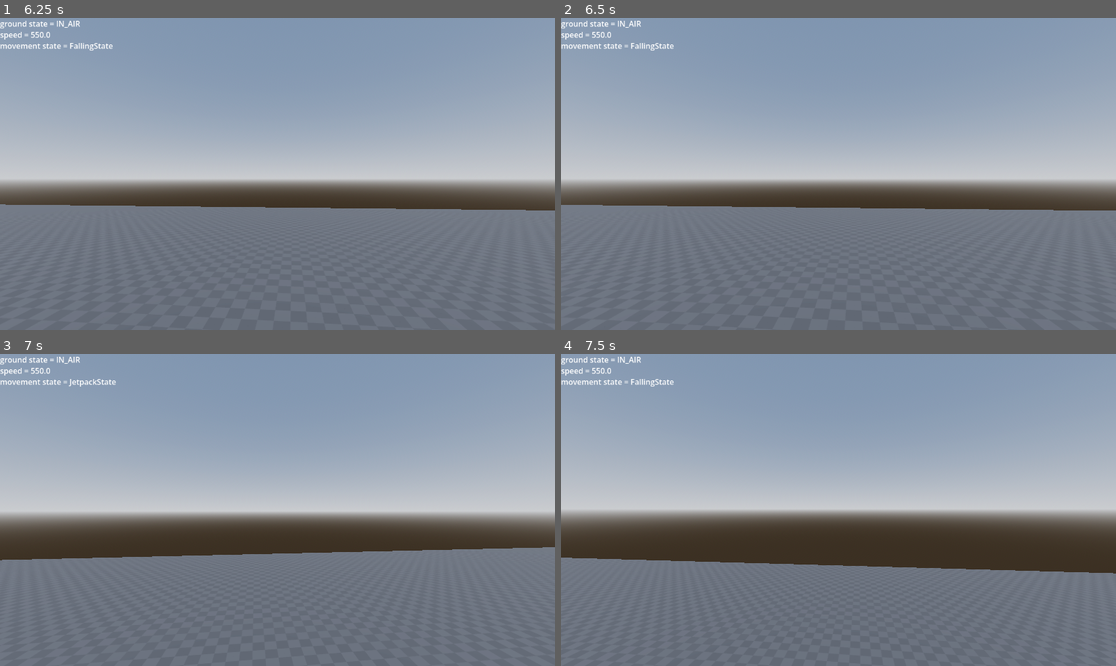
Above: before the commit, frames 1-4 (two rows, left to right).
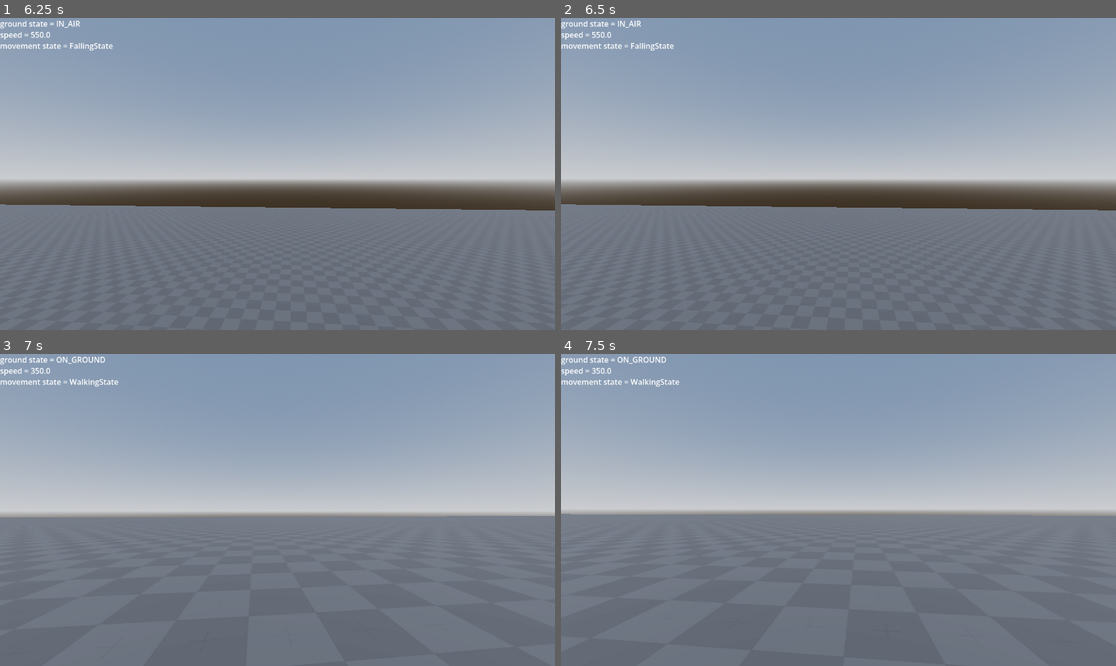
Above: after the commit, the same moments.

Repository: schlorp/Bo3Clone
Game: Godot game, scene res://Scenes/Game.tscn
The game is run twice, just before and just after one commit, with the same random seed, the same clock (stepped at 60 frames per second) and the same inputs.
Inputs (mouse positions are in pixels of both pictures, inside the frame that each line leads up to):
- Up to frame 1 (6.25 s): tap Enter at 0.5, 2, 3.5 s; move the mouse to (305, 174) at 0.52 s; hold Space (game_jump) 0.53-1.28 s; hold W (game_move_forward) 0.53-5.78 s; click (305, 174) at 0.67 s; move the mouse to (249, 174) at 1.27 s; right-click (249, 174) at 1.35 s; tap Space (game_jump) at 1.52, 1.55, 1.82, 2.3, 2.75, 3.02, 3.05, 3.32, 3.77, 3.8, 4.07, 4.52, 4.55, 4.82, 6.02, 6.05 s; move the mouse to (288, 167) at 2.02 s; hold Ctrl (game_crouch) 2.03-2.78 s; move the mouse to (271, 180) at 2.77 s; click (271, 180) at 2.85 s; move the mouse to (316, 177) at 3.52 s; hold Shift (game_sprint) 3.53-4.28 s; move the mouse to (233, 170) at 4.27 s; tap V (game_switch_fire_mode) at 4.35 s; move the mouse to (283, 174) at 5.02 s; hold Space (game_jump) 5.03-5.78 s; tap 1 (game_switch_key_1) at 5.1 s; click (283, 174) at 5.17 s; move the mouse to (255, 167) at 5.77 s; hold D (game_move_right) from 5.78 s (still down); tap 2 (game_switch_key_2) at 5.85 s
- Up to frame 2 (6.5 s): keep holding D (game_move_right); tap Space (game_jump) at 6.32 s
- Up to frame 3 (7 s): move the mouse to (305, 510) at 6.52 s; release D (game_move_right) at 6.53 s; hold W (game_move_forward) from 6.53 s (still down); hold Space (game_jump) from 6.53 s (still down)
- Up to frame 4 (7.5 s): keep holding W (game_move_forward); move the mouse to (810, 510) at 7.27 s; release Space (game_jump) at 7.28 s; right-click (810, 510) at 7.35 s; click (810, 510) at 7.42 s

Frame 1 is identical in both runs. In frame 2, 0.1% of the frame differs, in the area x 0-97%, y 59-62%; in frame 3, 11%; in frame 4, 16%, in the area x 0-100%, y 0-71%.

Commit message:
jetpack now has fuel

Diff:
--- a/Scripts/Movement/falling_state.gd
+++ b/Scripts/Movement/falling_state.gd
@@ -13,7 +13,7 @@
 		Transition.new(
 			self,
 			state_machine.available_states["JetpackState"],
-			func():	return !state_machine.movement_node.is_grounded() && Input.is_action_pressed("game_jump") && can_jetpack
+			func():	return !state_machine.movement_node.is_grounded() && Input.is_action_pressed("game_jump") && can_jetpack && state_machine.movement_node.jetpack_fuel > 0
 		)
 	)
 	add_transition(
--- a/Scripts/Movement/jetpack_state.gd
+++ b/Scripts/Movement/jetpack_state.gd
@@ -13,10 +13,13 @@
 		Transition.new(
 			self,
 			state_machine.available_states["FallingState"],
-			func():	return Input.is_action_just_released("game_jump")
+			func():	return Input.is_action_just_released("game_jump") || state_machine.movement_node.jetpack_fuel <= 0
 		)
 	)
 
 
 func update_state(delta: float) -> void:
 	state_machine.movement_node.movement_vector.y = jetpack_force * delta
+
+	state_machine.movement_node.remove_jetpack_fuel(state_machine.movement_node.jetpack_fuel_consumption_rate * delta)
+	print("Jetpack Fuel: ", state_machine.movement_node.jetpack_fuel)
--- a/Scripts/Movement/movement_node.gd
+++ b/Scripts/Movement/movement_node.gd
@@ -7,6 +7,10 @@
 @export var walk_speed: float = 350.0
 @export var sprint_speed: float = 450.0
 var crouch_speed: float = walk_speed * 0.5
+
+var jetpack_fuel: float = 100.0
+@export var jetpack_fuel_consumption_rate: float = 100.0
+@export var jetpack_fuel_recharge_rate: float = 150.0
 
 @export var initial_slide_boost: float = 0.0
 
@@ -67,6 +71,8 @@
 	apply_gravity(delta)
 	update_ground_state()
 
+	if is_grounded():
+		add_jetpack_fuel(jetpack_fuel_consumption_rate * delta)
 
 func sprint(is_sprinting: bool) -> void:
 	sprint_input = is_sprinting
@@ -89,3 +95,14 @@
 		player_ground_state = Enums.PlayerGroundState.IN_AIR
 
 	emit_signal("ground_state_changed", player_ground_state)
+
+
+func remove_jetpack_fuel(amount: float) -> void:
+	jetpack_fuel -= amount
+	if jetpack_fuel < 0.0:
+		jetpack_fuel = 0.0
+
+func add_jetpack_fuel(amount: float) -> void:
+	jetpack_fuel += amount
+	if jetpack_fuel > 100.0:
+		jetpack_fuel = 100.0
